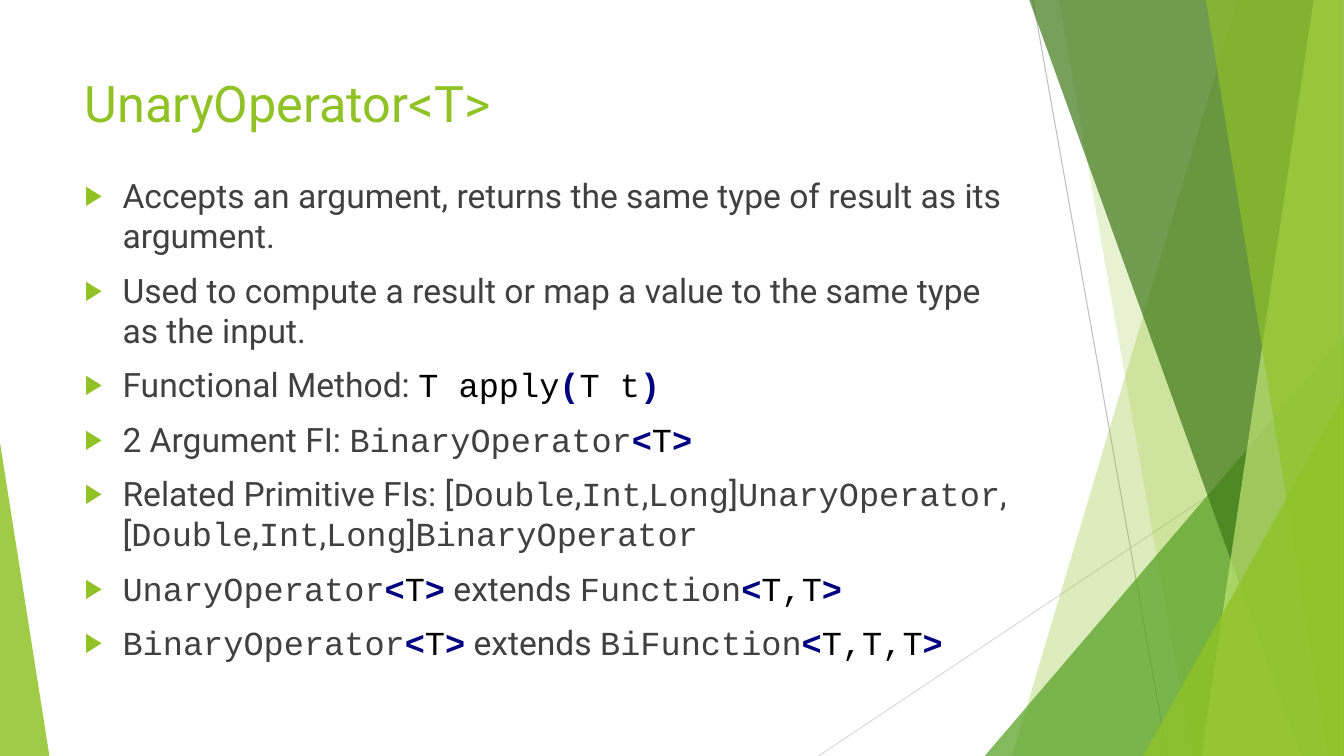
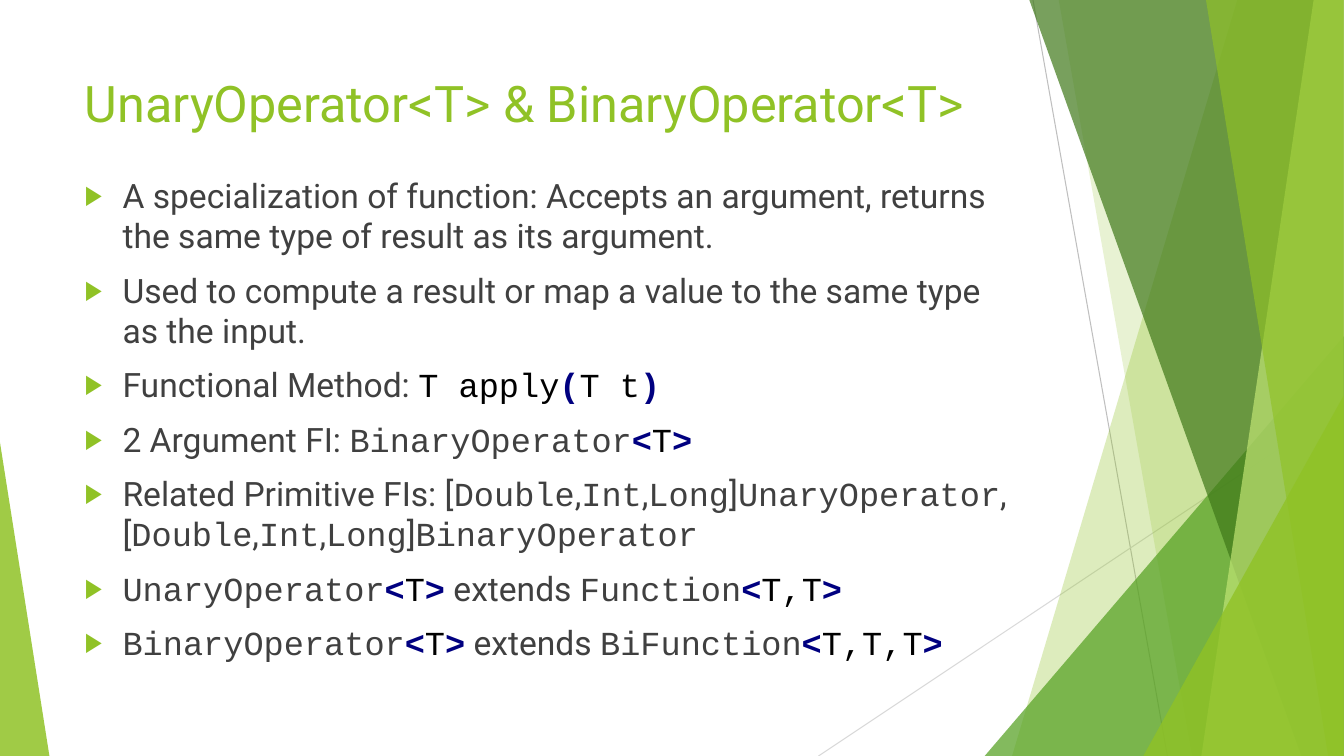
Before and after one commit to RichardRoda/2017-CodePaLOUsa-Lambda, a slide deck: slide 14 of Learning to Love the Lambda in the Stream.pptx. Drawn at 1344x756 pixels with LibreOffice and Linux fonts; fonts in the diff are those of the drawing. Boxes give left, top, right and bottom in pixels: in the first picture for what was removed or moved away, otherwise in the second. Text is boxed around its words. In the diff, an @@ line names an element or a change of style, - is before the commit and + after.

```diff
--- a/Learning to Love the Lambda in the Stream.pptx
+++ b/Learning to Love the Lambda in the Stream.pptx
@@ title at [85,85,964,133]: text changed @@
-UnaryOperator<T>
+UnaryOperator<T> & BinaryOperator<T>
@@ text at [123,182,986,255]: text changed @@
-▶ Accepts an argument, returns the same type of result as its argument.
+▶ A specialization of function: Accepts an argument, returns the same type of result as its argument.
```
Also in this commit, not shown: 18 other slides changed.
